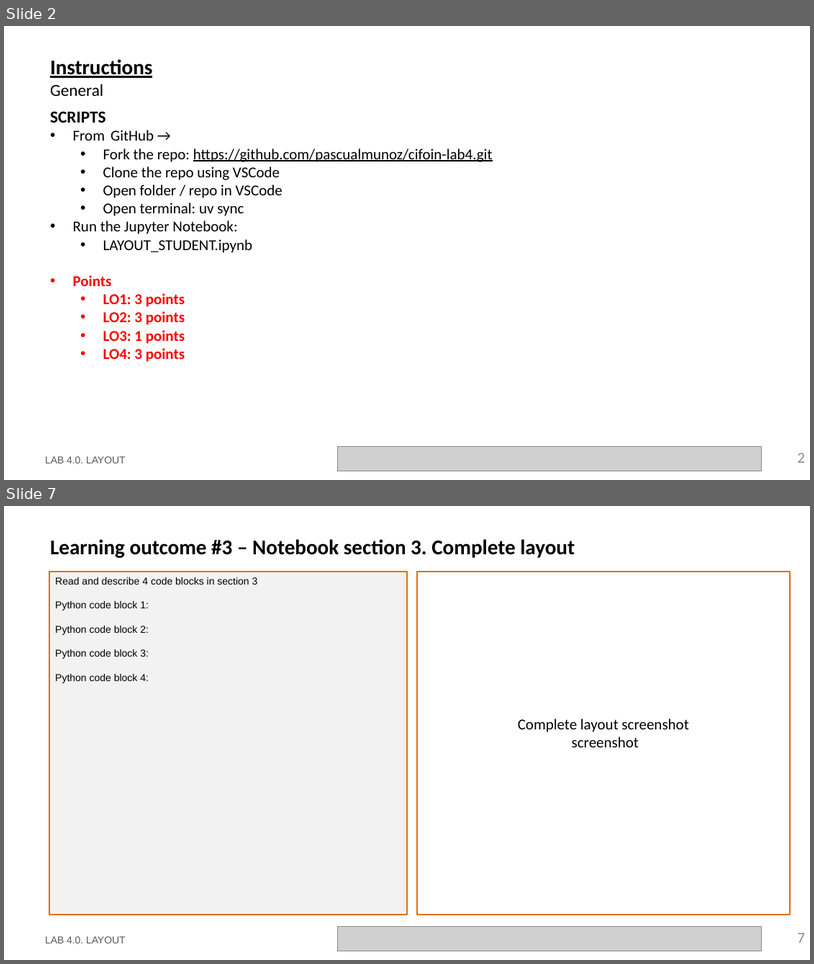
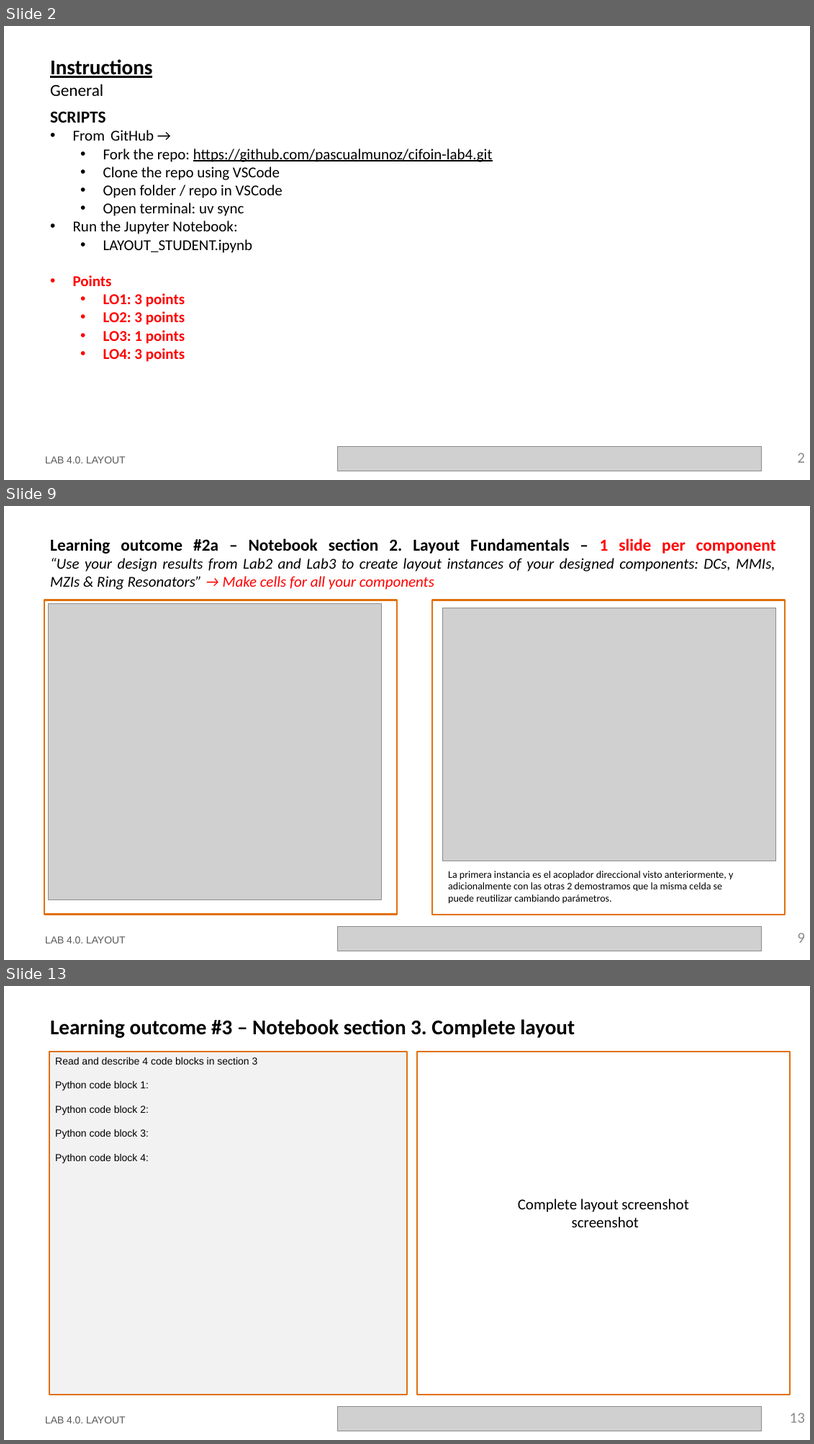
Before and after one commit to Japeacru/cifoin-lab4, a slide deck: LabBook_40.pptx. Shown one above the other, each under a label of ours: slides 2 and 7 before the commit, slides 2, 9 and 13 after it; the slides between them are not shown. The pictures are 814x964 and 814x1444 pixels, drawn with LibreOffice and Linux fonts; fonts in the diff are those of the drawing; grey boxes stand for pictures; background and template pictures are left out. Boxes give left, top, right and bottom in pixels: in the first picture for what was removed or moved away, otherwise in the second. Text is boxed around its words. In the diff, an @@ line names an element or a change of style, - is before the commit and + after.

```diff
--- a/LabBook_40.pptx
+++ b/LabBook_40.pptx
@@ slide 9 added at <box>4,506,810,960</box>, background #FFFFFF @@
@@ title added at <box>50,538,777,590</box>, 18 pt, text #000000, italic @@
+Learning outcome #2a – Notebook section 2. Layout Fundamentals – 1 slide per component
+“Use your design results from Lab2 and Lab3 to create layout instances of your designed components: DCs, MMIs, MZIs & Ring Resonators” → Make cells for all your components
@@ rectangle added at <box>44,600,397,914</box>, outline #E0700D 2.25 pt @@
@@ picture added at <box>48,603,382,900</box> @@
@@ rectangle added at <box>432,600,785,914</box>, outline #E0700D 2.25 pt @@
@@ picture added at <box>442,608,777,860</box> @@
@@ text added at <box>448,870,733,903</box>, 12 pt, text #000000 @@
+La primera instancia es el acoplador direccional visto anteriormente, y adicionalmente con las otras 2 demostramos que la misma celda se puede reutilizar cambiando parámetros.
@@ text added at <box>45,936,126,943</box>, 12 pt, text #585858 @@
+LAB 4.0. LAYOUT
@@ picture added at <box>338,926,762,951</box> @@
@@ page number added at <box>797,932,805,942</box>, 18 pt, text #8C8C8C @@
+9
@@ what was slide 7 is now slide 13 @@
@@ page number at <box>790,1412,805,1422</box>: text changed @@
-7
+13
```
Also in this commit, not shown: 4 slides changed, 5 other slides added, 1 other file.
